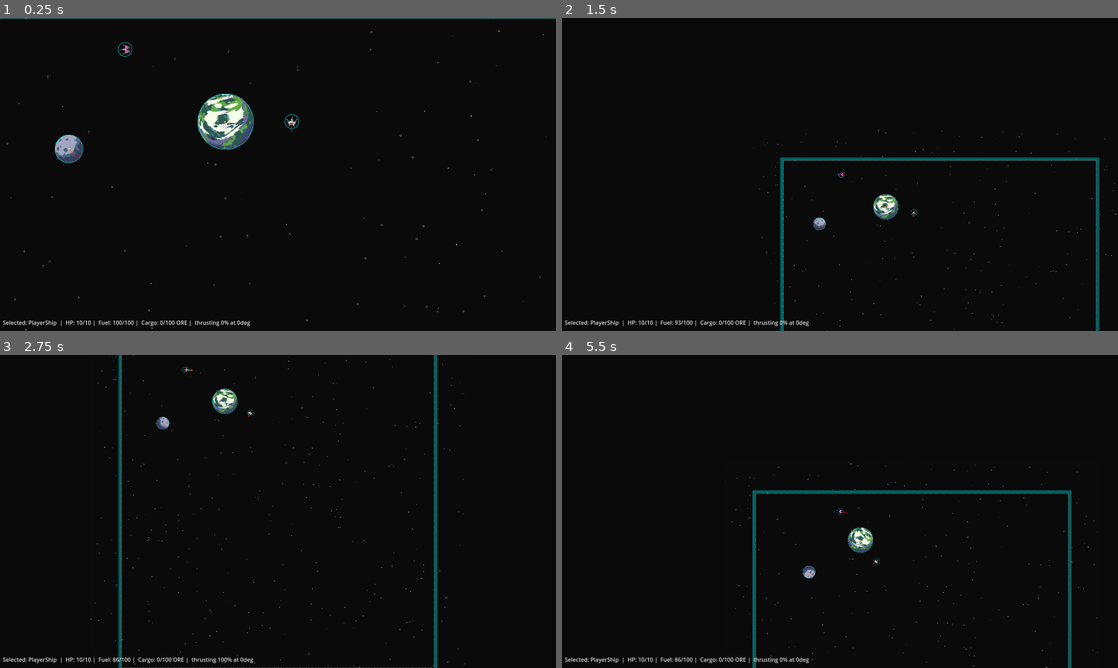
Above: before the commit, frames 1-4 (two rows, left to right).
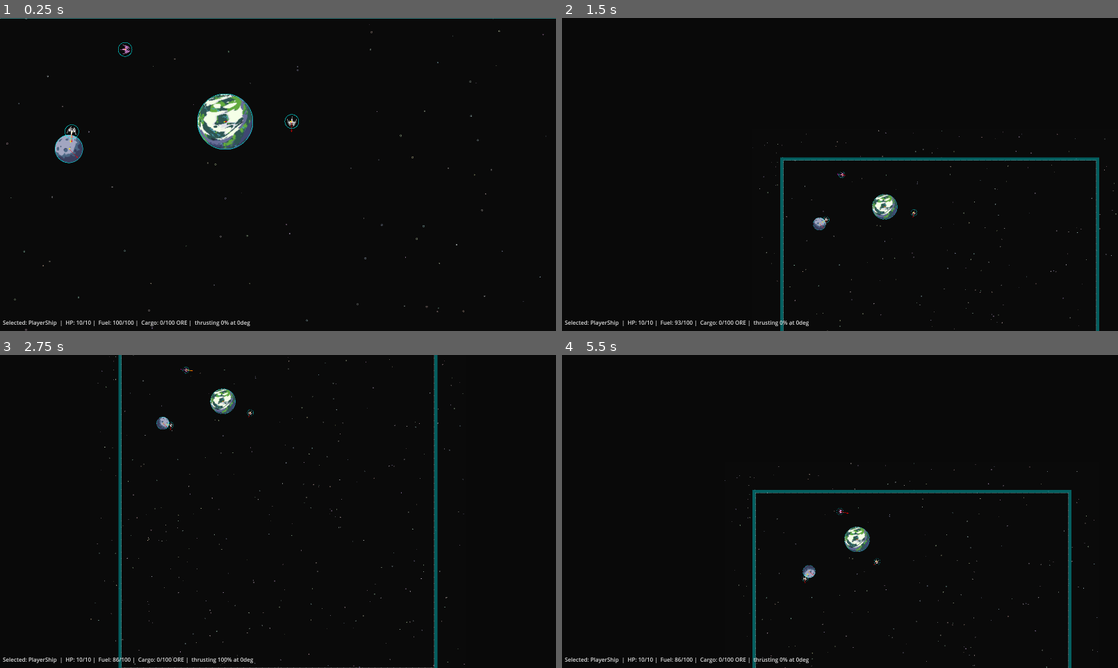
Above: after the commit, the same moments.

Repository: tdhsmith/flatstronauts
Game: Godot game, scene res://test_area.tscn
Same seed, same stepped clock (60 frames per second), same inputs: the game is played once before the commit and once after it.
Inputs (mouse positions are in pixels of both pictures, inside the frame that each line leads up to):
- Up to frame 1 (0.25 s): no input
- Up to frame 2 (1.5 s): move the mouse to (962, 158) at 0.52 s; hold Up (thrustForward) 0.53-1.25 s; tap 0 (cameraViewAll) at 0.6 s; click (962, 158) at 0.67 s; tap 1 (cameraViewSelected) at 0.8 s; drag from (728, 190) to (812, 237) at 1.27 s
- Up to frame 3 (2.75 s): move the mouse to (333, 442) at 2.02 s; hold Up (thrustForward) from 2.03 s (still down); hold Shift from 2.03 s (still down); click (333, 442) at 2.17 s; tap 0 (cameraViewAll) at 2.3 s
- Up to frame 4 (5.5 s): release Up (thrustForward) at 2.75 s; release Shift at 2.75 s; drag from (812, 574) to (673, 464) at 2.77 s; move the mouse to (1006, 558) at 3.52 s; hold Shift 3.53-4.25 s; tap 1 (cameraViewSelected) at 3.6, 5.3 s; click (1006, 558) at 3.67 s; drag from (673, 464) to (756, 433) at 4.27 s; move the mouse to (867, 511) at 5.02 s; hold Shift from 5.03 s (still down); click (867, 511) at 5.17 s

The runs differ from the first frame. In frame 1, 0.6% of the frame differs, in the area x 11-46%, y 9-43%; in frame 2, 0.3%; in frame 3, 0.3%; in frame 4, 0.9%, in the area x 29-97%, y 34-100%.

Commit message:
Attempt to start integrating collision (still broken!)

Diff:
--- a/debug_visuals.gd
+++ b/debug_visuals.gd
@@ -41,25 +41,22 @@
 	#queue_redraw()
 
 func _draw() -> void:
-	# This node assumes it is a child of the PhysicsSimulator. I don't yet know
-	# a better architectural setup for physics entities to find the singleton
-	# but I expect this to change someday (TODO)
-	var physicsManager = get_parent()
-	if physicsManager is PhysicsSimulator:
+	var physicsManager = PhysicsSimulator.find(self)
+	if physicsManager:
 		if physics_vectors || body_radius:
 			for body in physicsManager.bodies:
 				if physics_vectors:
 					draw_arrow(
-						body.position,
-						body.position + PhysicsSimulator.v32(body.velocity),
+						body.global_position,
+						body.global_position + PhysicsSimulator.v32(body.velocity),
 						Color.RED)
 					draw_arrow(
-						body.position,
-						body.position + PhysicsSimulator.v32(body.f_total * FORCE_VECTOR_VISUAL_SCALE),
+						body.global_position,
+						body.global_position + PhysicsSimulator.v32(body.f_total * FORCE_VECTOR_VISUAL_SCALE),
 						Color.YELLOW)
 				if body_radius:
 					draw_circle(
-						body.position,
+						body.global_position,
 						body.radius,
 						Color.AQUA,
 						false,
--- a/physics_body.gd
+++ b/physics_body.gd
@@ -51,16 +51,25 @@
 	return s == PhysicsState.FREE
 static func state_moves_by_veloc(s: PhysicsState) -> bool:
 	return s == PhysicsState.FREE
+static func state_requires_parent(s: PhysicsState) -> bool:
+	return (s == PhysicsState.LANDED || s == PhysicsState.ATTACHED)
+static func state_has_collisions(s: PhysicsState) -> bool:
+	return s != PhysicsState.SCRIPTED
 static func body_exerts_gravity(b: Body) -> bool:
-	return Body.state_exerts_gravity(b.physicsState)
+	return Body.state_exerts_gravity(b.p_state)
 static func body_calculates_accel(b: Body) -> bool:
-	return Body.state_calculates_accel(b.physicsState)
+	return Body.state_calculates_accel(b.p_state)
 static func body_moves_by_veloc(b: Body) -> bool:
-	return Body.state_moves_by_veloc(b.physicsState)
+	return Body.state_moves_by_veloc(b.p_state)
+static func body_requires_parent(b: Body) -> bool:
+	return Body.state_requires_parent(b.p_state)
+static func body_has_collisions(b: Body) -> bool:
+	return Body.state_has_collisions(b.p_state)
 
 # Whether child Sprite2D nodes are automatically rescaled to match this Body's
 # current radius
 @export var autoscale_sprites: bool = true
+@export_tool_button("Run Autoscale") var autoscaler_fn = update_child_sprites
 
 # The radius represents the bounding circle of an object, as well as the (half-)
 # side length of any auto-scaled sprites
@@ -69,6 +78,8 @@
 		radius = newRadius
 		if autoscale_sprites:
 			update_child_sprites()
+		if collision is CircleShape2D:
+			_update_collision_circle()
 	get():
 		return radius
 
@@ -81,6 +92,16 @@
 		else:
 			print("non sprite2d %s" % child.name)
 
+func _update_collision_circle() -> void:
+	(collision as CircleShape2D).radius = radius
+
+func apply_damage(_amt: float, _reason: String = "") -> void:
+	pass # children may use this
+
+func explode() -> void:
+	# TODO create bits
+	destroyed = true
+
 # A user-facing name for this body
 @export var label: String = "":
 	get():
@@ -89,11 +110,14 @@
 		else:
 			return label
 # The current state of the body, see PhysicsState for details
-@export var physicsState: PhysicsState = PhysicsState.FREE
+@export var p_state: PhysicsState = PhysicsState.FREE
+
+
+var destroyed: bool = false
 
 # helper to get the enum key for the current state, useful for debug output
 func get_state_label() -> String:
-	return PhysicsState.find_key(physicsState)
+	return PhysicsState.find_key(p_state)
 
 # The maximum tier of bodies that this Body can exert influence on
 @export var massTier: MassTier = MassTier.JUNK
@@ -101,6 +125,8 @@
 @export_range(0, 10000, 1, "exp", "or_greater") var mass: float = 1
 # The Body's directional speed, where z is the rotation
 @export var velocity: Vector3 = Vector3.ZERO
+
+@export var collision: Shape2D = CircleShape2D.new()
 
 @export_group("Attachement & Orbits")
 @export var parent_body: Body = null
@@ -135,7 +161,6 @@
 			#acc.append_array(grandchilden)
 	#return acc
 
-#
 func _physics_process(delta: float) -> void:
 	if Engine.is_editor_hint() || delta == 0:
 		# don't apply physics in editor mode
@@ -143,11 +168,11 @@
 
 	var totalAccel = f_total / mass
 
-	if Body.state_calculates_accel(physicsState):
+	if Body.state_calculates_accel(p_state):
 		#print("apply accel to %s in state %s" % [label, get_state_label()])
 		velocity += totalAccel
 
-	if Body.state_moves_by_veloc(physicsState):
+	if Body.state_moves_by_veloc(p_state):
 		# add velocity vector to position
 		position.x += velocity[0] * delta
 		position.y += velocity[1] * delta
--- a/physics_simulator.gd
+++ b/physics_simulator.gd
@@ -17,6 +17,8 @@
 @export var playable_area: Vector2 = Vector2(1200, 800)
 # whether a Body leaving the playable area should be held to its bounds
 @export var clamp_all_bodies: bool = true
+# what node should be used as the primary container for bodies
+@export var container: Node = self
 
 # array tracking all of the Body nodes in the scene
 var bodies: Array[Body] = []
@@ -66,6 +68,41 @@
 	var scaled = Vector3(dir[0] * force_scalar, dir[1] * force_scalar, 0)
 	b.f_gravity += scaled
 
+func has_relevant_collision(a: Body, b: Body) -> bool:
+	# ignore bodies with null collision
+	if !a.collision || !b.collision:
+		return false
+	# ignore states that opt out of collision entirely
+	if !Body.body_has_collisions(a) || !Body.body_has_collisions(b):
+		return false
+	# ignore collisions between parent and child
+	if Body.body_requires_parent(a) && a.parent_body == b:
+		return false
+	if Body.body_requires_parent(b) && b.parent_body == a:
+		return false
+	# finally, run the shape collision detector
+	return a.collision.collide(a.global_transform, b.collision, b.global_transform)
+
+const LANDING_SPEED_MAX: float = 20
+func get_landing_speed_damage(speed: float) -> float:
+	if speed > LANDING_SPEED_MAX:
+		return speed - LANDING_SPEED_MAX
+	return 0
+
+func _handle_collision(a: Body, b: Body) -> void:
+	var relative_velocity = a.velocity - b.velocity
+	var speed = relative_velocity.length()
+	var collision_damage = get_landing_speed_damage(speed)
+	a.apply_damage(collision_damage)
+	b.apply_damage(collision_damage)
+
+
+func _destroy_from_queue() -> void:
+	for i in range(bodies.size() - 1):
+		if bodies[i].destroyed:
+			bodies.remove_at(i)
+			bodies[i].queue_free()
+
 func _physics_process(_delta: float) -> void:
 	# note that forces should not take delta into account, since they will be
 	# scaled by it when they are *applied*
@@ -76,9 +113,19 @@
 	if show_debug_lines && %DebugDrawings != null:
 		%DebugDrawings.queue_redraw()
 
+	# start by destroying anything that should be gone
+	_destroy_from_queue()
+
 	# reset all gravity
 	for b in bodies:
 		b.f_gravity = Vector3(0, 0, 0)
+
+	for i in range(bodies.size()):
+		var b1 = bodies[i]
+		for j in range(i - 1):
+			var b2 = bodies[j]
+			if has_relevant_collision(b1, b2):
+				_handle_collision(b1, b2)
 
 	# determine gravity between every pair of bodies
 	for i in range(bodies.size()):
@@ -91,9 +138,9 @@
 			if !Body.body_exerts_gravity(b1) || !Body.body_exerts_gravity(b2):
 				# if either shouldn't exert gravity, skip this whole step
 				continue
-			var r_squared = b1.position.distance_squared_to(b2.position)
+			var r_squared = b1.global_position.distance_squared_to(b2.global_position)
 			var f = gravitational_constant * b1.mass * b2.mass / r_squared
-			var dir = b1.position.direction_to(b2.position)
+			var dir = b1.global_position.direction_to(b2.global_position)
 			if use_tiered_physics:
 				if (b1.massTier > b2.massTier):
 					apply_grav(b2, -1 * f, dir)
@@ -113,16 +160,16 @@
 	# when the setting is on, stop all bodies that have left the area
 	if clamp_all_bodies:
 		# this is written naively, but it's not a long-term measure anyway
-		for body in bodies:
-			if body.position.x > playable_area.x:
+		for body in bodies.filter(Body.body_moves_by_veloc):
+			if body.global_position.x > playable_area.x:
 				body.velocity = Vector3.ZERO
-				body.position.x = playable_area.x
-			if body.position.y > playable_area.y:
+				body.global_position.x = playable_area.x
+			if body.global_position.y > playable_area.y:
 				body.velocity = Vector3.ZERO
-				body.position.y = playable_area.y
-			if body.position.x < 0:
+				body.global_position.y = playable_area.y
+			if body.global_position.x < 0:
 				body.velocity = Vector3.ZERO
-				body.position.x = 0
-			if body.position.y < 0:
+				body.global_position.x = 0
+			if body.global_position.y < 0:
 				body.velocity = Vector3.ZERO
-				body.position.y = 0
+				body.global_position.y = 0
--- a/ship.gd
+++ b/ship.gd
@@ -38,6 +38,13 @@
 var thrust_ratio: float = 0 # 0.0 to 1.0
 var angular_thrust_ratio: float = 0  # -1.0 to 1.0
 
+func apply_damage(amt: float, reason: String = "") -> void:
+	print("ship %s took %.0f damage from %s", [label, amt, reason])
+	if current_health > amt:
+		current_health -= amt
+	else:
+		explode()
+
 func get_thrust_vector () -> Vector3:
 	thrust_ratio = clampf(thrust_ratio, 0.0, 1.0)
 	angular_thrust_ratio = clampf(angular_thrust_ratio, -1.0, 1.0)
@@ -57,6 +64,10 @@
 	if Engine.is_editor_hint():
 		# don't actually apply physics in editor mode
 		return
+
+	if p_state == PhysicsState.ATTACHED:
+		#breakpoint
+		pass
 
 	if selected:
 		if Input.is_action_pressed("haltMovement"):
--- a/simple_draggable_camera.gd
+++ b/simple_draggable_camera.gd
@@ -15,16 +15,16 @@
 # where the camera was when the drag started
 var drag_start_camera: Vector2 = Vector2.ZERO
 
-var is_following: bool = false
-var following_body: Body
+@export var follow_mode: bool = false
+@export var follow_target: Body
 
 func _process(_delta: float):
-	if is_following:
-		position = following_body.position
+	if follow_mode:
+		position = follow_target.global_position
 
 func _input(event: InputEvent) -> void:
 	if event.is_action("cameraViewAll"):
-		is_following = false
+		follow_mode = false
 		drag_active = false
 		var psn = PhysicsSimulator.find(self)
 		position = psn.playable_area / 2  # move to the midpoint
@@ -40,13 +40,13 @@
 			position = ship.position
 			if Input.is_key_pressed(KEY_SHIFT):
 				# start following!
-				following_body = ship
-				is_following = true
+				follow_target = ship
+				follow_mode = true
 				return
-		is_following = false
+		follow_mode = false
 		return
 	if event is InputEventMouseButton:
-		is_following = false
+		follow_mode = false
 		if event.button_index == drag_button && event.is_pressed():
 			#print("dragging started at %f,%f" % [event.position.x, event.position.y])
 			drag_active = true
--- a/test_area.tscn
+++ b/test_area.tscn
@@ -46,6 +46,7 @@
 script = ExtResource("3_vj3ng")
 radius = 80.0
 label = "TestPlanet"
+p_state = 4
 massTier = 3
 mass = 25.0
 velocity = Vector3(5, 0, 1)
@@ -65,6 +66,22 @@
 mass = 10.0
 velocity = Vector3(25, 25, 4)
 
+[node name="NonplayerShip2" type="Node2D" parent="TestMoon" node_paths=PackedStringArray("parent_body")]
+position = Vector2(0, -50)
+rotation = -1.5707964
+script = ExtResource("6_rgdj5")
+selected = false
+label = "NonplayerShip"
+p_state = 1
+mass = 2.0
+velocity = Vector3(0, 30, 1)
+parent_body = NodePath("..")
+
+[node name="Sprite2D" type="Sprite2D" parent="TestMoon/NonplayerShip2"]
+rotation = 1.5707964
+scale = Vector2(0.078125, 0.078125)
+texture = ExtResource("8_sgixy")
+
 [node name="Sprite2D" type="Sprite2D" parent="TestMoon"]
 z_as_relative = false
 scale = Vector2(0.8, 0.8)
@@ -74,7 +91,6 @@
 position = Vector2(360, 88)
 script = ExtResource("6_rgdj5")
 max_fuel = 50.0
-fuel_spend_rate = null
 label = "PlayerShip"
 mass = 2.0
 velocity = Vector3(0, 1.28, 0)
@@ -98,19 +114,9 @@
 rotation = 1.5707964
 script = ExtResource("6_rgdj5")
 selected = false
-fuel_spend_rate = null
 label = "NonplayerShip"
 mass = 2.0
 velocity = Vector3(0, 30, 1)
-
-[node name="Thrusters" type="GPUParticles2D" parent="NonplayerShip"]
-visible = false
-scale = Vector2(0.99999994, 0.99999994)
-explosiveness = 0.24
-randomness = 0.25
-process_material = SubResource("ParticleProcessMaterial_ho7wi")
-script = ExtResource("7_omcy0")
-thrust_animation_scale = 20.0
 
 [node name="Sprite2D" type="Sprite2D" parent="NonplayerShip"]
 rotation = 1.5707964
